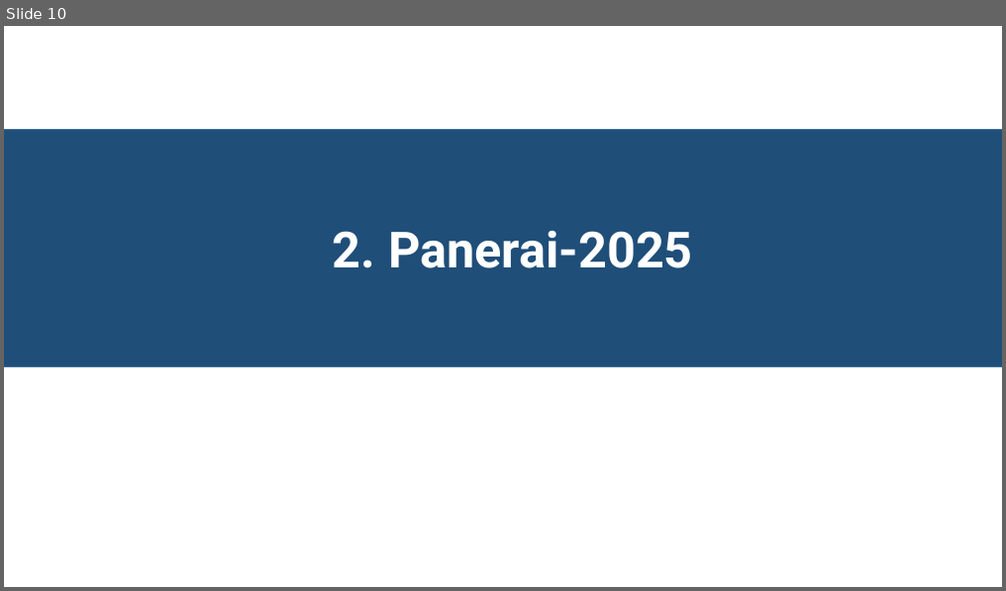
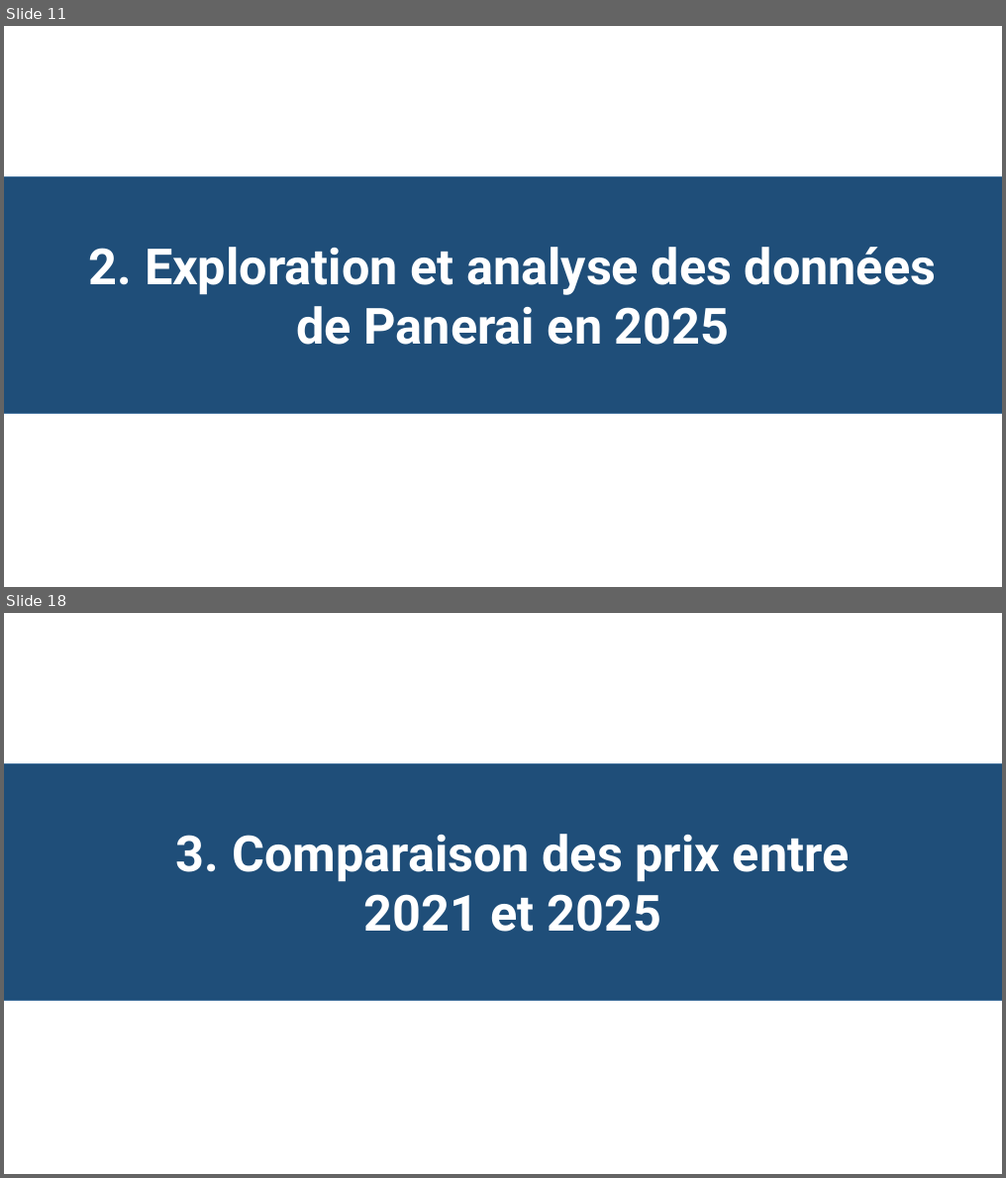
Before and after one commit to Ahak99/Data-Data-Challenge, a slide deck: docs/Présentation - Analyse des prix des montres de luxe Panerai.pptx. Shown one above the other, each under a label of ours: slide 10 before the commit, slides 11 and 18 after it; the slides between them are not shown. The pictures are 1006x591 and 1006x1178 pixels, drawn with LibreOffice and Linux fonts; fonts in the diff are those of the drawing. Boxes give left, top, right and bottom in pixels: in the first picture for what was removed or moved away, otherwise in the second. Text is boxed around its words. In the diff, an @@ line names an element or a change of style, - is before the commit and + after.

```diff
--- a/docs/Présentation - Analyse des prix des montres de luxe Panerai.pptx
+++ b/docs/Présentation - Analyse des prix des montres de luxe Panerai.pptx
@@ slide 18 added at (4,613,1002,1174), background #FFFFFF @@
@@ rectangle added at (4,763,1002,1001), fill #1F4E79, outline #43739E 1 pt @@
@@ text added at (176,834,849,932), 48 pt, text #FFFFFF, bold @@
+3. Comparaison des prix entre 2021 et 2025
@@ what was slide 10 is now slide 11 @@
@@ slide 11 changed as well @@
@@ rectangle: place and size @@
-rectangle at (4,130,1002,368)
+rectangle at (4,176,1002,414)
@@ text at (89,247,937,345): text changed @@
-2. Panerai-2025
+2. Exploration et analyse des données de Panerai en 2025
```
Also in this commit, not shown: 4 other slides changed, 20 other slides added, 18 slides removed, 6 other files.
